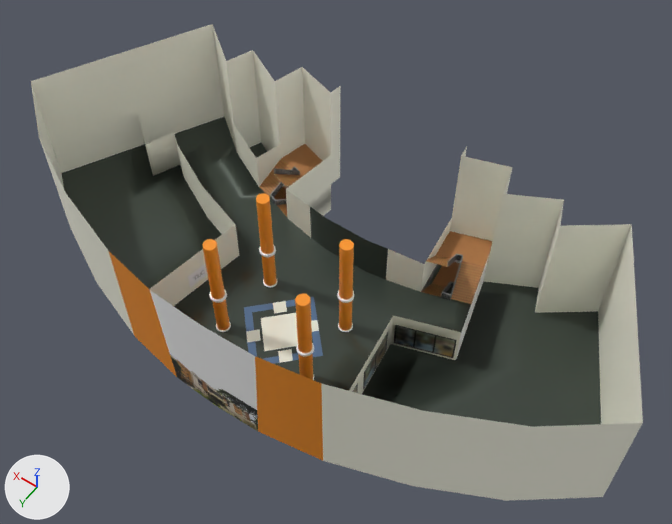
A saved change to the Blender file CS191_Group3/Assets/dcs_floor1.blend.
Rendered twice from a 50 mm camera at (-11.3, 14.2, 25.4) aimed at (-0.5, -0.9, 1.7). Arrows for +X, +Y and +Z are at lower left; the lights stay in place. The same objects are shown in both versions, whatever each file hides.

Objects in the first picture: '1stfloor'.
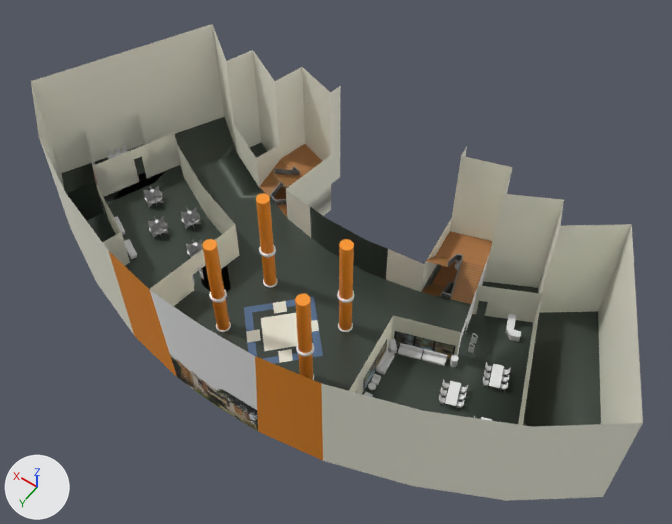
Commit message: Added 1st floor models

Where the change shows, as pixel boxes (x1, y1, x2, y2) in the pictures (672 x 524 px):
'mactable.000', added
    after: (143, 186, 203, 258)
'sofa.000', added
    after: (398, 343, 447, 366)
'table.001', added
    after: (439, 379, 468, 409)
'table.002', added
    after: (483, 362, 511, 391)
'counter_serials', added
    after: (506, 314, 521, 342)
'sofa.001', added
    after: (376, 349, 394, 375)
'sofas', added
    after: (114, 216, 137, 259)
'table.005', added
    after: (107, 146, 128, 159)
'chairpair.000', added
    after: (363, 374, 381, 397)
'rack.000', added
    after: (388, 339, 397, 354)
'detector_serials', added
    after: (468, 333, 478, 353)
'rack.001', added
    after: (450, 355, 459, 367)
'table_small.000', added
    after: (368, 383, 376, 390)
part 1 of me_plane, added
    after: (92, 144, 153, 266)
part 2 of me_plane, added
    after: (138, 115, 239, 306)
part 3 of me_plane, added
    after: (349, 255, 489, 394)
part 4 of me_plane, built on
    before: (31, 61, 489, 394)
    after: (31, 61, 543, 425)

The change, as a diff of the scene's bpy script:
```diff
--- a/CS191_Group3/Assets/dcs_floor1.blend.py
+++ b/CS191_Group3/Assets/dcs_floor1.blend.py
@@ me_plane @@
-me_plane.from_pydata(...)  # 1129 vertices, 1003 faces, 3 loose edges; spans x -11.0..11.0, y -5.3..4.8, z -1.4..4.5
+me_plane.from_pydata(...)  # 1372 vertices, 1138 faces, 3 loose edges; spans x -11.0..11.0, y -5.3..4.8, z -1.4..4.5
+# me_plane part 1: a new loose piece of 41 vertices spanning x 6.0..9.0, y -1.3..3.5, z 0.0..1.7, in mat_dcs1st_text (picture img_dcs1st_text_png)
+# me_plane part 2: a new loose piece of 36 vertices spanning x 3.2..9.6, y -2.4..4.3, z 0.0..1.7, in mat_dcs1st_text (picture img_dcs1st_text_png)
+# me_plane part 3: a new loose piece of 24 vertices spanning x -5.2..-3.2, y -4.2..4.3, z 0.0..1.6, in mat_dcs1st_text (picture img_dcs1st_text_png)
+# me_plane part 4
+# 20 faces are deleted
+# 8 vertices move from x -5.1..3.4, y -2.1..1.9, z 0.3..0.9 to x -5.0..3.4, y -1.7..1.6, z 0.9..1.2
+# 87 vertices are added at x -8.8..10.5, y -4.2..4.3, z 0.0..4.5
+# 18 new vertices lie (0.0, 0.0, 0.8) away from vertices in x -5.2..9.6, y -4.2..4.3, z 0.0
+# 10 new vertices lie (0.0, 0.0, 0.8) away from vertices in x -6.5..8.4, y -3.7..-0.8, z 0.0
+# 8 new vertices lie (0.0, 0.0, 0.8) away from vertices in x -6.5..-4.7, y -3.7..-2.8, z 0.8
+# 7 new vertices lie (0.0, 0.0, 0.7) away from vertices in x 6.0..8.8, y 0.7..3.5, z 1.0
+# 6 new vertices lie (0.0, 0.0, -1.0) away from vertices in x 6.0..8.8, y 0.7..2.2, z 1.0
+# 6 new vertices lie (0.0, 0.0, 1.7) away from vertices in x 8.4..10.5, y -0.6..2.3, z 0.0
+# 92 new faces join them, mat_dcs1st_text (picture img_dcs1st_text_png)
+# 11 new faces join them, mat_floor (picture img_dcs1st_floor_text_png)
 me_plane.materials.append(mat_dcs1st_text)
@@ me_cube_034 @@
+me_cube_034.from_pydata([(-0.8, -1.15, -1.64), (-0.8, -1.15, 0.36), (-0.8, 0.85, -1.64), (-0.8, 0.85, 2.35), (0.8, -1.15, -1.64), (0.8, -1.15, 0.36), (0.8, 0.85, -1.64), (0.8, 0.85, 2.35)], [], [(0, 1, 3, 2), (2, 3, 7, 6), (6, 7, 5, 4), (4, 5, 1, 0), (2, 6, 4, 0), (7, 3, 1, 5)])
@@ ob_sofas @@
+ob_sofas = bpy.data.objects.new('sofas', me_cube_045)  # 64 vertices, 66 faces; spans x -3.25..3.19, y -1.0..1.23, z -0.06..3.07; modifiers ARRAY
+ob_sofas.location = (6.38, 1.79, -0.01)
+ob_sofas.rotation_euler = (0.0, 0.0, -0.464)  # degrees (0, 0, -27)
+ob_sofas.scale = (0.124, 0.124, 0.124)
@@ ob_table_005 @@
+ob_table_005 = bpy.data.objects.new('table.005', me_cube_047)  # 764 vertices, 522 faces; spans x -1.29..1.29, y -1.36..1.37, z -0.63..0.51
+ob_table_005.location = (9.67, -1.17, 0.16)
+ob_table_005.rotation_euler = (0.0, 0.0, -0.552)  # degrees (0, 0, -32)
+ob_table_005.scale = (0.303, 0.303, 0.303)
@@ ob_mactable_000 @@
+ob_mactable_000 = bpy.data.objects.new('mactable.000', me_cylinder_003)  # 87 vertices, 96 faces; spans x -1.0..1.0, y -1.0..1.0, z -1.29..0.72; modifiers ARRAY, ARRAY
+ob_mactable_000.location = (4.34, 0.59, 0.39)
+ob_mactable_000.scale = (0.328, 0.328, 0.328)
@@ ob_table_small_000 @@
+ob_table_small_000 = bpy.data.objects.new('table_small.000', me_cylinder_001)  # a 12-sided cylinder along z spanning x -0.183..0.183, y -0.183..0.183, z -0.013..0.013; a box spanning x -0.009..0.009, y -0.077..0.077, z -0.305..-0.003; a box spanning x -0.077..0.077, y -0.009..0.009, z -0.305..-0.003
+ob_table_small_000.location = (-3.6, 1.47, 0.17)
+ob_table_small_000.rotation_euler = (0.0, 0.0, -1.385)  # degrees (0, 0, -79)
+ob_table_small_000.scale = (0.699, 0.699, 0.699)
@@ ob_sofa_001 @@
+ob_sofa_001 = bpy.data.objects.new('sofa.001', me_cube_019)  # 56 vertices, 52 faces; spans x -3.28..2.06, y -0.96..1.0, z -0.38..1.6
+ob_sofa_001.location = (-3.43, 0.38, 0.03)
+ob_sofa_001.rotation_euler = (0.0, 0.0, -1.427)  # degrees (0, 0, -82)
+ob_sofa_001.scale = (0.142, 0.142, 0.142)
@@ ob_sofa_000 @@
+ob_sofa_000 = bpy.data.objects.new('sofa.000', me_cube_016)  # 56 vertices, 52 faces; spans x -3.24..2.06, y -0.95..1.02, z -0.38..1.57; modifiers ARRAY
+ob_sofa_000.location = (-3.94, -0.35, 0.03)
+ob_sofa_000.rotation_euler = (0.0, 0.0, -2.818)  # degrees (0, 0, -161)
+ob_sofa_000.scale = (0.142, 0.142, 0.142)
@@ ob_chairpair_000 @@
+ob_chairpair_000 = bpy.data.objects.new('chairpair.000', me_cube_039)  # 94 vertices, 88 faces; spans x 1.72..3.72, y -1.0..1.0, z -1.0..0.94; modifiers MIRROR
+ob_chairpair_000.location = (-3.59, 1.48, 0.1)
+ob_chairpair_000.rotation_euler = (0.0, 0.0, -1.385)  # degrees (0, 0, -79)
+ob_chairpair_000.scale = (0.118, 0.118, 0.118)
@@ ob_rack_001 @@
+ob_rack_001 = bpy.data.objects.new('rack.001', me_cylinder)  # 30 vertices, 26 faces; spans x -0.111..0.111, y -0.129..0.129, z -0.187..0.213
+ob_rack_001.location = (-5.21, -0.77, 0.18)
@@ ob_rack_000 @@
+ob_rack_000 = bpy.data.objects.new('rack.000', me_cube_034)
+ob_rack_000.location = (-3.33, -0.1, 0.19)
+ob_rack_000.rotation_euler = (0.0, 0.0, -2.209)  # degrees (0, 0, -127)
+ob_rack_000.scale = (0.124, 0.124, 0.124)
@@ ob_table_002 @@
+ob_table_002 = bpy.data.objects.new('table.002', me_cube_047.copy())
+ob_table_002.location = (-6.58, -1.06, 0.16)
+ob_table_002.rotation_euler = (0.0, 0.0, 0.364)  # degrees (0, 0, 21)
+ob_table_002.scale = (0.303, 0.303, 0.303)
@@ ob_table_001 @@
+ob_table_001 = bpy.data.objects.new('table.001', me_cube_047.copy())
+ob_table_001.location = (-5.8, 0.27, 0.16)
+ob_table_001.rotation_euler = (0.0, 0.0, 0.343)  # degrees (0, 0, 20)
+ob_table_001.scale = (0.303, 0.303, 0.303)
@@ ob_counter_serials @@
+ob_counter_serials = bpy.data.objects.new('counter_serials', me_cube_001)  # 32 vertices, 30 faces; spans x -1.0..1.91, y -0.52..1.16, z -1.0..0.04
+ob_counter_serials.location = (-5.99, -3.11, 0.28)
+ob_counter_serials.rotation_euler = (0.0, 0.0, 1.955)  # degrees (0, 0, 112)
+ob_counter_serials.scale = (0.29, 0.29, 0.29)
@@ ob_detector_serials @@
+ob_detector_serials = bpy.data.objects.new('detector_serials', me_cube_005)  # 42 vertices, 37 faces; spans x -0.55..0.58, y -0.08..0.08, z -2.2..2.74; modifiers ARRAY
+ob_detector_serials.location = (-5.42, -1.5, 0.17)
+ob_detector_serials.rotation_euler = (0.0, 0.0, -2.853)  # degrees (0, 0, -163)
+ob_detector_serials.scale = (0.162, 0.162, 0.127)
```
